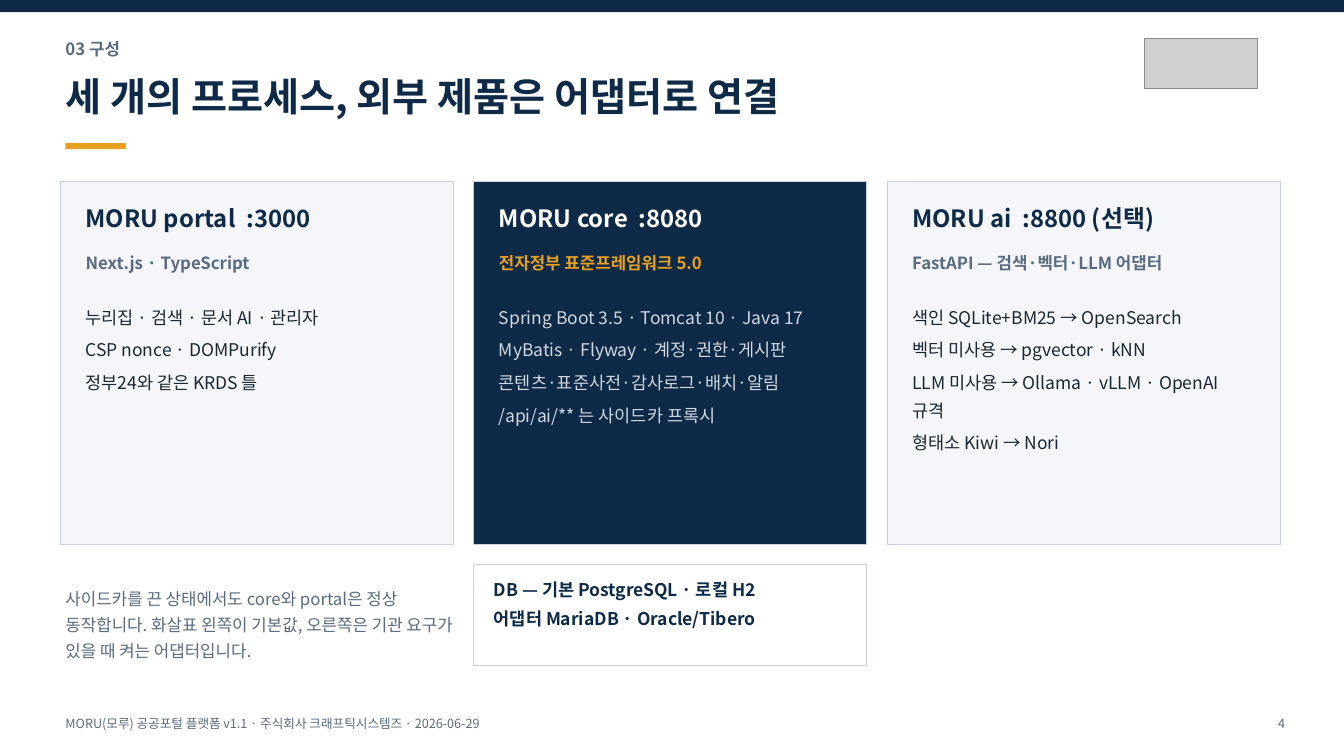
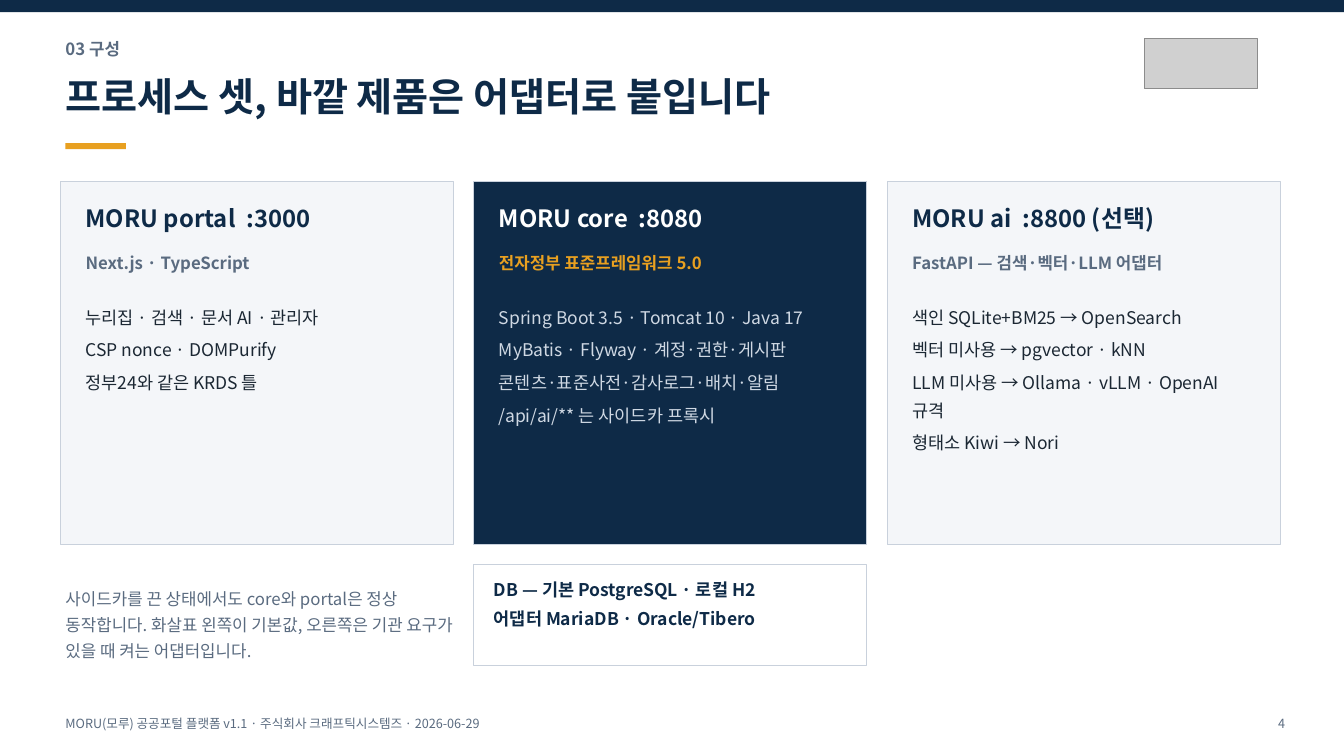
Before and after one commit to mhb8436/moru-release, a slide deck: slide 4 of docs/MORU-발표자료-v1.1.pptx. Drawn at 1344x756 pixels with LibreOffice and Linux fonts; fonts in the diff are those of the drawing; grey boxes stand for pictures. Boxes give left, top, right and bottom in pixels: in the first picture for what was removed or moved away, otherwise in the second. Text is boxed around its words. In the diff, an @@ line names an element or a change of style, - is before the commit and + after.

Commit message:
표제와 영어식 비유를 한국어로 다시 쓴다 — 소개 자료 전체
대표 문구를 「표준프레임워크 위에서 바로 시작하는 공공포털」에서
「표준프레임워크 사업, 누리집은 이미 만들어 두었습니다」로 바꾼다.
「위에 올린다 · 위에 구축한다 · 위에 탑재한다」는 build on top of 를
그대로 옮긴 비유라 전부 걷어냈다.

표제 일곱 개를 다시 썼다. 「프레임워크는 있어도, 그 위에 올릴 제품이
없었습니다」는 「표준프레임워크는 뼈대일 뿐, 살은 사업마다 다시
붙였습니다」로, 「운영에 필요한 화면을 처음부터 모두 제공합니다」는
「운영에 쓸 화면이 처음부터 다 들어 있습니다」로 바꾼다.

사물에 책임을 지우던 문장도 고쳤다 — 「접근성과 디자인 규격은 부품이
지킵니다」는 「화면마다 따로 챙기지 않아도 됩니다」로.

「제공/지원합니다」 14군데, 「~ 시」 3군데, 「N개의 X」 4군데,
「~를 통해 · ~을 위한」 7군데를 함께 정리한다. 소개서 · 리플릿 ·
발표 자료 · 랜딩 · README 가 이제 같은 문장을 쓴다.

```diff
--- a/docs/MORU-발표자료-v1.1.pptx
+++ b/docs/MORU-발표자료-v1.1.pptx
@@ text at bbox=[65, 78, 771, 120]: text changed @@
-세 개의 프로세스, 외부 제품은 어댑터로 연결
+프로세스 셋, 바깥 제품은 어댑터로 붙입니다
```
Also in this commit, not shown: 9 other slides changed, 4 other files.
